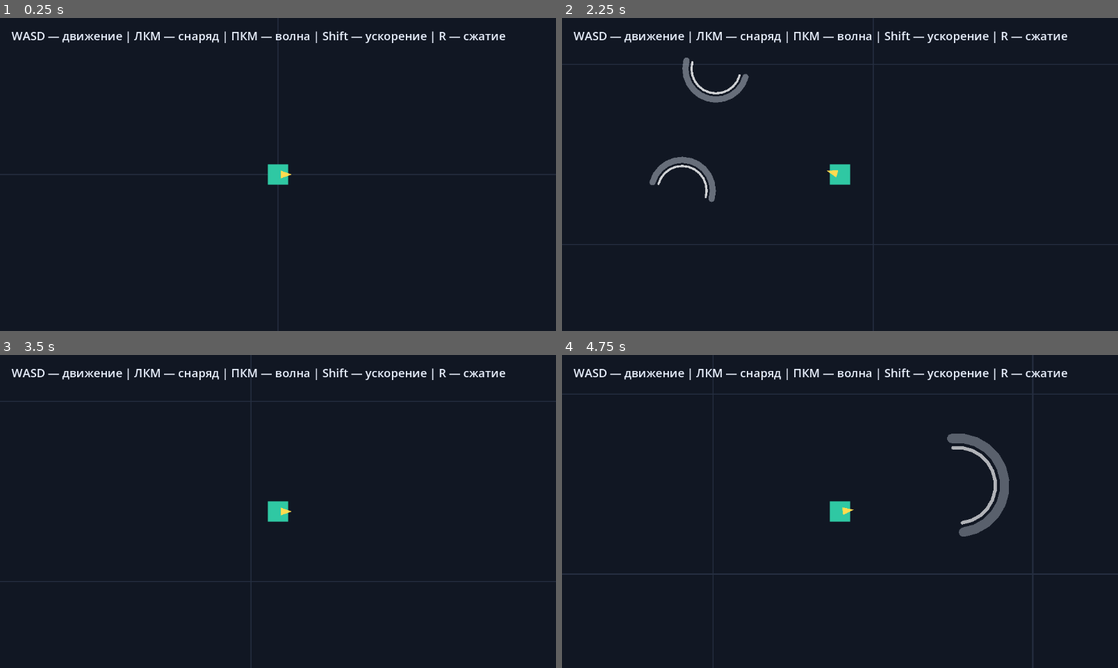
Above: before the commit, frames 1-4 (two rows, left to right).
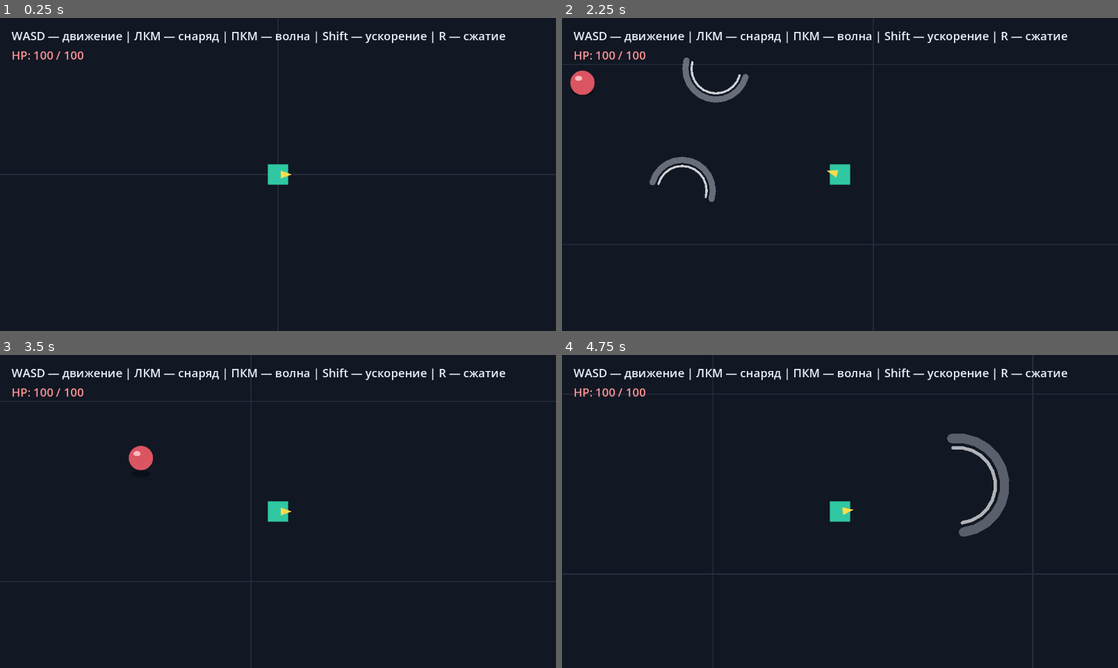
Above: after the commit, the same moments.

Repository: JLichiNus/Nelvar
Game: Godot game, scene res://test_world.tscn
The game is run twice, just before and just after one commit, with the same random seed, the same clock (stepped at 60 frames per second) and the same inputs.
Inputs (mouse positions are in pixels of both pictures, inside the frame that each line leads up to):
- Up to frame 1 (0.25 s): no input
- Up to frame 2 (2.25 s): tap Enter at 0.5 s; move the mouse to (812, 237) at 0.52 s; press the mouse at (812, 237) at 0.53 s; hold W (move_up) 0.53-2.03 s; move the mouse to (1006, 221) at 1.27 s; release the mouse at (1006, 221) at 1.28 s; right-click (1006, 221) at 1.35 s; move the mouse to (673, 127) at 2.02 s; hold A (move_left) from 2.03 s (still down); tap R (special_compression) at 2.1 s
- Up to frame 3 (3.5 s): keep holding A (move_left); move the mouse to (305, 511) at 2.77 s; tap Shift (speed_boost) at 2.85 s
- Up to frame 4 (4.75 s): move the mouse to (756, 433) at 3.52 s; release A (move_left) at 3.53 s; press the mouse at (756, 433) at 3.53 s; hold S (move_down) 3.53-4.28 s; move the mouse to (962, 495) at 4.27 s; release the mouse at (962, 495) at 4.28 s; hold D (move_right) from 4.28 s (still down); right-click (962, 495) at 4.35 s

The runs differ from the first frame. In frame 1, 0.2% of the frame differs, in the area x 2-15%, y 10-14%; in frame 2, 0.4%, in the area x 1-15%, y 10-25%; in frame 3, 0.4%; in frame 4, 0.2%.

Commit message:
hopper-enemy added

Diff:
--- /dev/null
+++ b/enemies/enemy_spawner.gd
@@ -0,0 +1,67 @@
+extends Node2D
+
+
+@export var enemy_scene: PackedScene
+@export var player: Node2D
+@export var initial_count: int = 5
+@export var max_alive: int = 10
+@export var spawn_interval: float = 2.5
+@export var min_distance_from_player: float = 450.0
+@export var spawn_area := Rect2(80, 80, 3296, 1784)
+@export var spawn_attempts: int = 10
+@export var appear_duration: float = 0.3
+
+var _spawn_time_left := 0.0
+
+
+func _ready() -> void:
+	if enemy_scene == null:
+		push_warning("Не назначена сцена врага для спавнера.")
+		set_process(false)
+		return
+	for _i in initial_count:
+		_try_spawn()
+	_spawn_time_left = spawn_interval
+
+
+func _process(delta: float) -> void:
+	_spawn_time_left -= delta
+	if _spawn_time_left > 0.0:
+		return
+	_spawn_time_left = spawn_interval
+	_try_spawn()
+
+
+func _try_spawn() -> void:
+	if _alive_count() >= max_alive:
+		return
+	var point: Variant = _pick_spawn_point()
+	if point == null:
+		return
+	var enemy := enemy_scene.instantiate() as Node2D
+	if enemy == null:
+		push_warning("Сцена врага должна начинаться с Node2D.")
+		return
+	enemy.position = to_local(point)
+	add_child(enemy)
+	if enemy.has_method("play_spawn_animation"):
+		enemy.call("play_spawn_animation", appear_duration)
+
+
+func _alive_count() -> int:
+	# Мёртвый враг сразу выходит из группы, поэтому его место освобождается.
+	return get_tree().get_nodes_in_group("enemies").size()
+
+
+func _pick_spawn_point() -> Variant:
+	for _attempt in maxi(spawn_attempts, 1):
+		var point := Vector2(
+			randf_range(spawn_area.position.x, spawn_area.end.x),
+			randf_range(spawn_area.position.y, spawn_area.end.y)
+		)
+		if (
+			not is_instance_valid(player)
+			or point.distance_to(player.global_position) >= min_distance_from_player
+		):
+			return point
+	return null
--- /dev/null
+++ b/enemies/hopper/hopper.gd
@@ -0,0 +1,221 @@
+extends CharacterBody2D
+
+
+enum State { IDLE, JUMPING, DEAD }
+
+@export_category("Health")
+@export var max_health: float = 20.0
+@export var contact_damage: float = 10.0
+@export var hit_flash_color := Color(2.0, 2.0, 2.0)
+@export var hit_flash_duration: float = 0.1
+@export var death_scale: float = 1.4
+@export var death_duration: float = 0.2
+
+@export_category("Jumping")
+@export var idle_time_min: float = 0.8
+@export var idle_time_max: float = 1.8
+@export var windup_duration: float = 0.12
+@export var windup_scale := Vector2(1.2, 0.8)
+@export var jump_distance_min: float = 120.0
+@export var jump_distance_max: float = 200.0
+@export var jump_duration: float = 0.45
+@export var jump_height: float = 28.0
+@export var jump_shadow_scale: float = 0.6
+@export var landing_scale := Vector2(1.25, 0.75)
+@export var landing_recovery: float = 0.15
+
+@export_category("Knockback")
+@export var knockback_friction: float = 1800.0
+
+@export_category("Visual")
+@export var body_radius: float = 22.0
+@export var body_segments: int = 24
+
+var health: float
+var _state := State.IDLE
+var _idle_time_left := 0.0
+var _is_winding_up := false
+var _jump_time := 0.0
+var _jump_velocity := Vector2.ZERO
+var _knockback_velocity := Vector2.ZERO
+var _visual_tween: Tween
+var _flash_tween: Tween
+
+@onready var shadow: Polygon2D = $Shadow
+@onready var visual: Node2D = $Visual
+@onready var body: Polygon2D = $Visual/Body
+@onready var highlight: Polygon2D = $Visual/Highlight
+@onready var collision_shape: CollisionShape2D = $CollisionShape2D
+
+
+func _ready() -> void:
+	health = max_health
+	body.polygon = _ellipse_points(Vector2(body_radius, body_radius))
+	highlight.polygon = _ellipse_points(
+		Vector2(body_radius * 0.3, body_radius * 0.2)
+	)
+	shadow.polygon = _ellipse_points(
+		Vector2(body_radius * 0.9, body_radius * 0.35)
+	)
+	_enter_idle()
+
+
+func _physics_process(delta: float) -> void:
+	if _state == State.DEAD:
+		return
+
+	match _state:
+		State.IDLE:
+			_update_idle(delta)
+		State.JUMPING:
+			_update_jump(delta)
+
+	velocity = _jump_velocity + _knockback_velocity
+	move_and_slide()
+	_bounce_off_walls()
+	_knockback_velocity = _knockback_velocity.move_toward(
+		Vector2.ZERO,
+		knockback_friction * delta
+	)
+
+
+func take_damage(amount: float) -> void:
+	if _state == State.DEAD:
+		return
+	health -= amount
+	_flash()
+	if health <= 0.0:
+		_die()
+
+
+func apply_knockback(force: Vector2) -> void:
+	if _state == State.DEAD:
+		return
+	_knockback_velocity += force
+
+
+func play_spawn_animation(duration: float) -> void:
+	if _state == State.DEAD or duration <= 0.0:
+		return
+	visual.scale = Vector2.ZERO
+	shadow.scale = Vector2.ZERO
+	var tween := _restart_visual_tween().set_parallel(true)
+	tween.tween_property(visual, "scale", Vector2.ONE, duration) \
+		.set_trans(Tween.TRANS_BACK).set_ease(Tween.EASE_OUT)
+	tween.tween_property(shadow, "scale", Vector2.ONE, duration) \
+		.set_trans(Tween.TRANS_QUAD).set_ease(Tween.EASE_OUT)
+
+
+func _enter_idle() -> void:
+	_state = State.IDLE
+	_is_winding_up = false
+	_idle_time_left = randf_range(idle_time_min, idle_time_max)
+
+
+func _update_idle(delta: float) -> void:
+	_idle_time_left -= delta
+	if not _is_winding_up and _idle_time_left <= windup_duration:
+		_is_winding_up = true
+		_restart_visual_tween().tween_property(
+			visual,
+			"scale",
+			windup_scale,
+			maxf(_idle_time_left, 0.01)
+		)
+	if _idle_time_left <= 0.0:
+		_start_jump()
+
+
+func _start_jump() -> void:
+	_state = State.JUMPING
+	_is_winding_up = false
+	_jump_time = 0.0
+	var direction := Vector2.from_angle(randf() * TAU)
+	var distance := randf_range(jump_distance_min, jump_distance_max)
+	_jump_velocity = direction * distance / maxf(jump_duration, 0.01)
+
+	var tween := _restart_visual_tween()
+	tween.tween_property(visual, "scale", Vector2(0.85, 1.15), 0.08)
+	tween.tween_property(visual, "scale", Vector2.ONE, 0.15)
+
+
+func _update_jump(delta: float) -> void:
+	_jump_time += delta
+	var progress := clampf(_jump_time / maxf(jump_duration, 0.01), 0.0, 1.0)
+	var arc := sin(PI * progress)
+	visual.position.y = -arc * jump_height
+	shadow.scale = Vector2.ONE * lerpf(1.0, jump_shadow_scale, arc)
+	if progress >= 1.0:
+		_land()
+
+
+func _land() -> void:
+	_jump_velocity = Vector2.ZERO
+	visual.position = Vector2.ZERO
+	shadow.scale = Vector2.ONE
+	visual.scale = landing_scale
+	_restart_visual_tween().tween_property(
+		visual,
+		"scale",
+		Vector2.ONE,
+		landing_recovery
+	).set_trans(Tween.TRANS_BACK).set_ease(Tween.EASE_OUT)
+	_enter_idle()
+
+
+func _bounce_off_walls() -> void:
+	for i in get_slide_collision_count():
+		var normal := get_slide_collision(i).get_normal()
+		if _jump_velocity.dot(normal) < 0.0:
+			_jump_velocity = _jump_velocity.bounce(normal)
+		if _knockback_velocity.dot(normal) < 0.0:
+			_knockback_velocity = _knockback_velocity.bounce(normal)
+
+
+func _flash() -> void:
+	if _flash_tween != null:
+		_flash_tween.kill()
+	visual.modulate = hit_flash_color
+	_flash_tween = create_tween()
+	_flash_tween.tween_property(
+		visual,
+		"modulate",
+		Color.WHITE,
+		hit_flash_duration
+	)
+
+
+func _die() -> void:
+	_state = State.DEAD
+	remove_from_group("enemies")
+	# take_damage приходит из физического сигнала, поэтому только отложенно.
+	collision_shape.set_deferred("disabled", true)
+	_jump_velocity = Vector2.ZERO
+	_knockback_velocity = Vector2.ZERO
+	velocity = Vector2.ZERO
+
+	var tween := _restart_visual_tween().set_parallel(true)
+	tween.tween_property(
+		visual,
+		"scale",
+		Vector2.ONE * death_scale,
+		death_duration
+	)
+	tween.tween_property(self, "modulate:a", 0.0, death_duration)
+	tween.chain().tween_callback(queue_free)
+
+
+func _restart_visual_tween() -> Tween:
+	if _visual_tween != null:
+		_visual_tween.kill()
+	_visual_tween = create_tween()
+	return _visual_tween
+
+
+func _ellipse_points(radii: Vector2) -> PackedVector2Array:
+	var points := PackedVector2Array()
+	var segments := maxi(body_segments, 8)
+	for i in segments:
+		var angle := TAU * i / segments
+		points.append(Vector2(cos(angle) * radii.x, sin(angle) * radii.y))
+	return points
--- /dev/null
+++ b/enemies/hopper/hopper.tscn
@@ -0,0 +1,28 @@
+[gd_scene load_steps=3 format=3]
+
+[ext_resource type="Script" path="res://enemies/hopper/hopper.gd" id="1_script"]
+
+[sub_resource type="CircleShape2D" id="CircleShape2D_hopper"]
+radius = 20.0
+
+[node name="Hopper" type="CharacterBody2D" groups=["enemies"]]
+collision_layer = 8
+collision_mask = 1
+motion_mode = 1
+script = ExtResource("1_script")
+
+[node name="Shadow" type="Polygon2D" parent="."]
+position = Vector2(0, 16)
+color = Color(0, 0, 0, 0.35)
+
+[node name="Visual" type="Node2D" parent="."]
+
+[node name="Body" type="Polygon2D" parent="Visual"]
+color = Color(0.858824, 0.333333, 0.384314, 1)
+
+[node name="Highlight" type="Polygon2D" parent="Visual"]
+position = Vector2(-7, -8)
+color = Color(1, 0.807843, 0.807843, 0.85)
+
+[node name="CollisionShape2D" type="CollisionShape2D" parent="."]
+shape = SubResource("CircleShape2D_hopper")
--- a/player/player.gd
+++ b/player/player.gd
@@ -1,7 +1,12 @@
 extends CharacterBody2D
 
 
+signal health_changed(current: float, maximum: float)
+signal died
+
 enum SpeedBoostState { READY, ACTIVE, COOLDOWN }
+
+const DEAD_COLOR := Color(0.45, 0.47, 0.5, 1.0)
 
 @export_category("Movement")
 @export var base_speed: float = 300.0
@@ -19,24 +24,40 @@
 @export var wave_spawn_distance: float = 53.0
 @export var compression_distance: float = 300.0
 
+@export_category("Health")
+@export var max_health: float = 100.0
+@export var invulnerability_duration: float = 1.0
+@export var blink_frequency: float = 10.0
+@export var blink_alpha: float = 0.35
+@export var death_restart_delay: float = 1.5
+
 var aim_direction := Vector2.RIGHT
 var _primary_cooldown_left := 0.0
 var _wave_cooldown_left := 0.0
 var _compression_cooldown_left := 0.0
 var _speed_boost_state := SpeedBoostState.READY
+var health: float
+var _invulnerability_left := 0.0
+var _is_dead := false
 
 @onready var aim_pivot: Node2D = $AimPivot
 @onready var projectile_spawn: Marker2D = $AimPivot/ProjectileSpawn
 @onready var boost_duration_timer: Timer = $BoostDuration
 @onready var boost_cooldown_timer: Timer = $BoostCooldown
+@onready var body_visual: Polygon2D = $Body
+@onready var hurtbox: Area2D = $Hurtbox
 
 
 func _ready() -> void:
+	health = max_health
 	boost_duration_timer.timeout.connect(_on_boost_duration_timeout)
 	boost_cooldown_timer.timeout.connect(_on_boost_cooldown_timeout)
 
 
 func _process(delta: float) -> void:
+	if _is_dead:
+		return
+	_update_blink()
 	_update_aim()
 	_primary_cooldown_left = maxf(_primary_cooldown_left - delta, 0.0)
 	_wave_cooldown_left = maxf(_wave_cooldown_left - delta, 0.0)
@@ -58,7 +79,11 @@
 		aim_direction = mouse_offset.normalized()
 		aim_pivot.rotation = aim_direction.angle()
 
-func _physics_process(_delta: float) -> void:
+func _physics_process(delta: float) -> void:
+	if _is_dead:
+		return
+	_invulnerability_left = maxf(_invulnerability_left - delta, 0.0)
+
 	var direction := Input.get_vector(
 		"move_left",
 		"move_right",
@@ -73,6 +98,55 @@
 	)
 	velocity = direction * base_speed * speed_multiplier
 	move_and_slide()
+	_check_enemy_contact()
+
+
+func take_damage(amount: float) -> void:
+	if _is_dead or _invulnerability_left > 0.0 or amount <= 0.0:
+		return
+	health = maxf(health - amount, 0.0)
+	health_changed.emit(health, max_health)
+	if health <= 0.0:
+		_die()
+		return
+	_invulnerability_left = invulnerability_duration
+
+
+func _check_enemy_contact() -> void:
+	# Опрос каждый кадр: стоящий внутри врага игрок получает урон раз в
+	# invulnerability_duration, а не только при входе.
+	if _invulnerability_left > 0.0:
+		return
+	for body in hurtbox.get_overlapping_bodies():
+		if body.is_in_group("enemies") and "contact_damage" in body:
+			take_damage(body.get("contact_damage"))
+			return
+
+
+func _update_blink() -> void:
+	if _invulnerability_left <= 0.0:
+		body_visual.modulate.a = 1.0
+		return
+	var phase := int(_invulnerability_left * blink_frequency * 2.0)
+	body_visual.modulate.a = 1.0 if phase % 2 == 0 else blink_alpha
+
+
+func _die() -> void:
+	_is_dead = true
+	_invulnerability_left = 0.0
+	velocity = Vector2.ZERO
+	body_visual.modulate.a = 1.0
+	body_visual.color = DEAD_COLOR
+	aim_pivot.visible = false
+	hurtbox.set_deferred("monitoring", false)
+	died.emit()
+	get_tree().create_timer(death_restart_delay).timeout.connect(
+		_restart_scene
+	)
+
+
+func _restart_scene() -> void:
+	get_tree().reload_current_scene()
 
 
 func _try_primary_attack() -> void:
--- a/player/player.tscn
+++ b/player/player.tscn
@@ -7,6 +7,9 @@
 
 [sub_resource type="RectangleShape2D" id="RectangleShape2D_player"]
 size = Vector2(36, 36)
+
+[sub_resource type="RectangleShape2D" id="RectangleShape2D_hurtbox"]
+size = Vector2(32, 32)
 
 [node name="Player" type="CharacterBody2D" unique_id=120432351]
 collision_layer = 2
@@ -45,3 +48,11 @@
 
 [node name="BoostCooldown" type="Timer" parent="."]
 one_shot = true
+
+[node name="Hurtbox" type="Area2D" parent="."]
+collision_layer = 0
+collision_mask = 8
+monitorable = false
+
+[node name="CollisionShape2D" type="CollisionShape2D" parent="Hurtbox"]
+shape = SubResource("RectangleShape2D_hurtbox")
--- a/test_world.tscn
+++ b/test_world.tscn
@@ -1,6 +1,9 @@
-[gd_scene load_steps=4 format=3]
+[gd_scene load_steps=7 format=3]
 
 [ext_resource type="PackedScene" path="res://player/player.tscn" id="1_player"]
+[ext_resource type="PackedScene" path="res://enemies/hopper/hopper.tscn" id="2_hopper"]
+[ext_resource type="Script" path="res://enemies/enemy_spawner.gd" id="3_spawner"]
+[ext_resource type="Script" path="res://ui/health_label.gd" id="4_health_label"]
 
 [sub_resource type="RectangleShape2D" id="RectangleShape2D_horizontal_boundary"]
 size = Vector2(3520, 32)
@@ -94,6 +97,11 @@
 position = Vector2(3472, 972)
 shape = SubResource("RectangleShape2D_vertical_boundary")
 
+[node name="EnemySpawner" type="Node2D" parent="." node_paths=PackedStringArray("player")]
+script = ExtResource("3_spawner")
+enemy_scene = ExtResource("2_hopper")
+player = NodePath("../Player")
+
 [node name="Player" parent="." instance=ExtResource("1_player")]
 position = Vector2(1728, 972)
 
@@ -107,3 +115,14 @@
 theme_override_colors/font_color = Color(0.921569, 0.94902, 1, 1)
 theme_override_font_sizes/font_size = 24
 text = "WASD — движение | ЛКМ — снаряд | ПКМ — волна | Shift — ускорение | R — сжатие"
+
+[node name="HealthLabel" type="Label" parent="Interface" node_paths=PackedStringArray("player")]
+offset_left = 24.0
+offset_top = 60.0
+offset_right = 470.0
+offset_bottom = 96.0
+theme_override_colors/font_color = Color(1, 0.584314, 0.584314, 1)
+theme_override_font_sizes/font_size = 24
+text = "HP: 100 / 100"
+script = ExtResource("4_health_label")
+player = NodePath("../../Player")
--- /dev/null
+++ b/ui/health_label.gd
@@ -0,0 +1,16 @@
+extends Label
+
+
+@export var player: Node
+
+
+func _ready() -> void:
+	if player == null or not player.has_signal("health_changed"):
+		push_warning("Индикатору HP не назначен игрок.")
+		return
+	player.connect("health_changed", _on_health_changed)
+	_on_health_changed(player.get("health"), player.get("max_health"))
+
+
+func _on_health_changed(current: float, maximum: float) -> void:
+	text = "HP: %d / %d" % [ceili(current), roundi(maximum)]
Not shown, added: enemies/enemy_spawner.gd.uid
Not shown, added: enemies/hopper/hopper.gd.uid
Not shown: 1 places in player/player.tscn that only renumber resources
Not shown, added: ui/health_label.gd.uid
